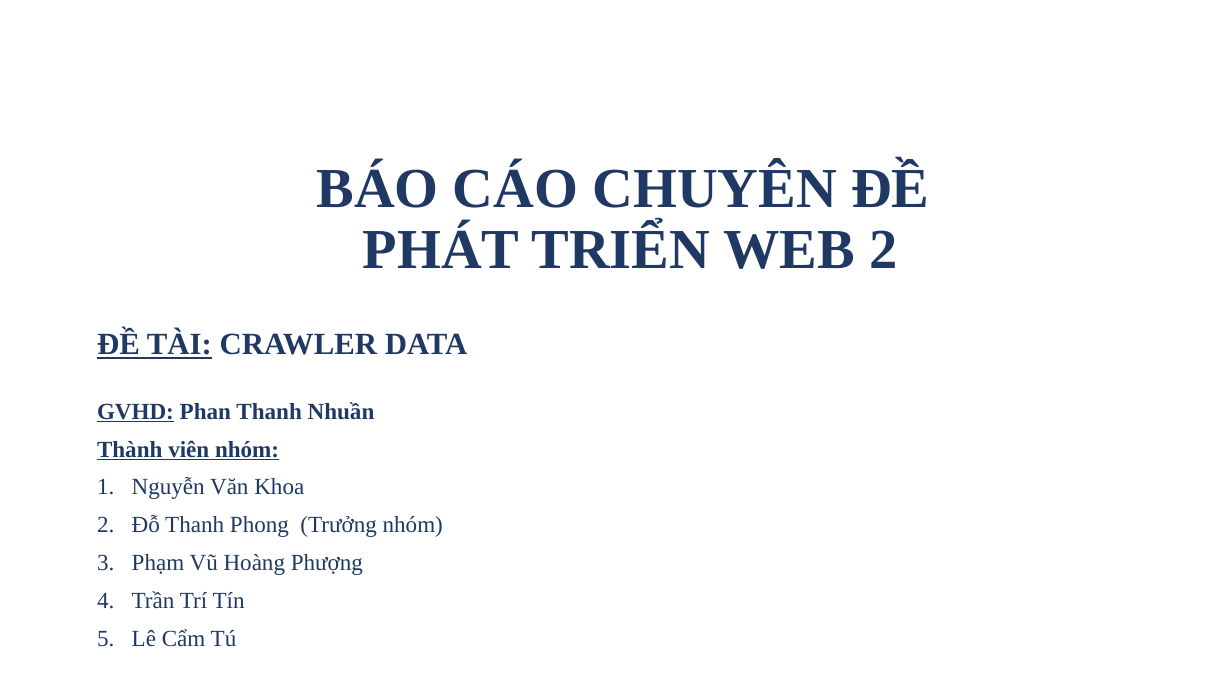
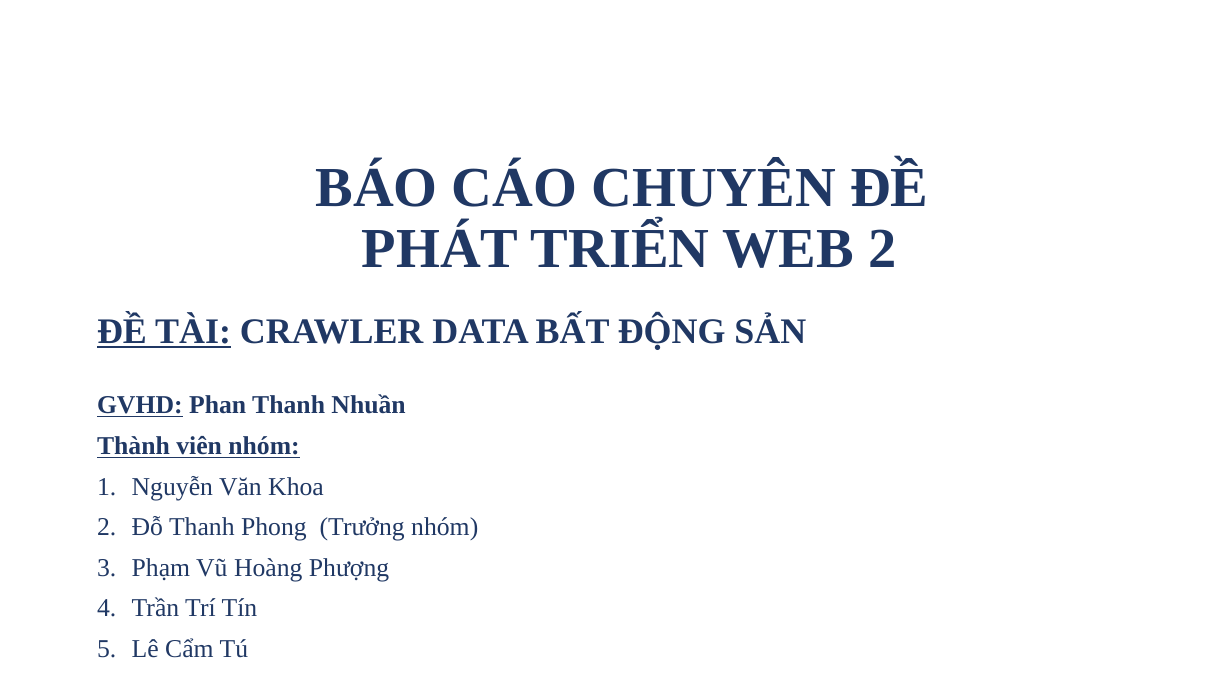
Before and after one commit to foostart/fooland, a slide deck: slide 1 of documents/Nhom_F.pptx. Drawn at 1232x693 pixels with LibreOffice and Linux fonts; fonts in the diff are those of the drawing; background and template pictures are left out. Boxes give left, top, right and bottom in pixels: in the first picture for what was removed or moved away, otherwise in the second. Text is boxed around its words. In the diff, an @@ line names an element or a change of style, - is before the commit and + after.

```diff
--- a/documents/Nhom_F.pptx
+++ b/documents/Nhom_F.pptx
@@ subtitle "ĐỀ TÀI: CRAWLER DATA BẤT ...": place and size @@
-subtitle "ĐỀ TÀI: CRAWLER DATA BẤT ..." at (97, 330, 468, 647)
+subtitle "ĐỀ TÀI: CRAWLER DATA BẤT ..." at (97, 315, 806, 658)
@@ subtitle at (97, 315, 806, 350): text changed; size 24 to 28 pt @@
-ĐỀ TÀI: CRAWLER DATA
+ĐỀ TÀI: CRAWLER DATA BẤT ĐỘNG SẢN
@@ subtitle at (97, 394, 478, 658): size 18 to 20 pt in "GVHD: Phan Thanh Nhuần", "Thành viên nhóm:", "Nguyễn Văn Khoa", "Đỗ Thanh Phong (Trưởng nhóm)" and 3 more places @@
```
Also in this commit, not shown: 6 other slides changed, 5 slides added, 2 other files.
